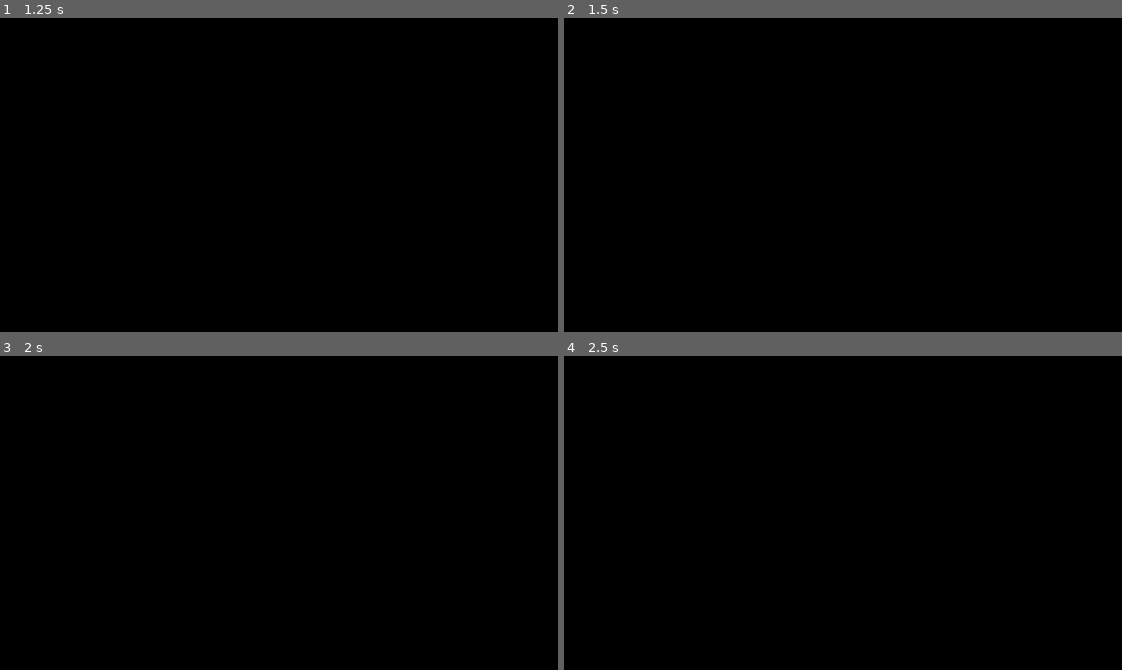
Above: before the commit, frames 1-4 (two rows, left to right).
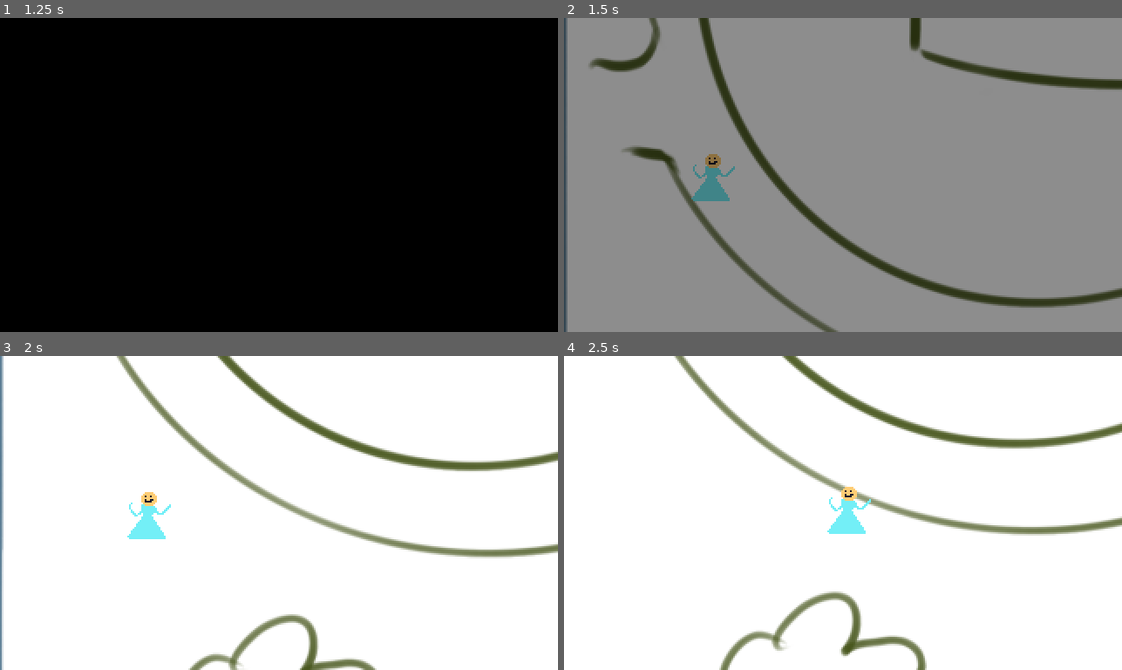
Above: after the commit, the same moments.

Repository: Guzel2/game_jam
Game: Godot game, scene res://scenes/main.tscn
Two runs of this game, one before a commit and one after it. Both use one fixed random seed, a clock stepped at 60 frames per second and the inputs below.
Inputs:
- Up to frame 1 (1.25 s): hold D (right) from 0.53 s (still down)
- Up to frame 2 (1.5 s): release D (right) at 1.28 s; hold S (down) from 1.28 s (still down)
- Up to frame 3 (2 s): keep holding S (down)
- Up to frame 4 (2.5 s): release S (down) at 2.03 s; hold D (right) from 2.03 s (still down)

Frame 1 is identical in both runs. In frame 2, 100% of the frame differs, in the area x 0-100%, y 0-100%; in frame 3, 100%; in frame 4, 100%.

Commit message:
minor changes

Diff:
--- a/godot project/scenes/gameplay.gd
+++ b/godot project/scenes/gameplay.gd
@@ -36,7 +36,7 @@
 			if area_to_load != '':
 				load_next_area(area_to_load)
 				area_to_load = ''
-				#set_color_to(Color(1, 1, 1, 1))
+				set_color_to(Color(1, 1, 1, 1))
 
 	set_camera_position()
 
